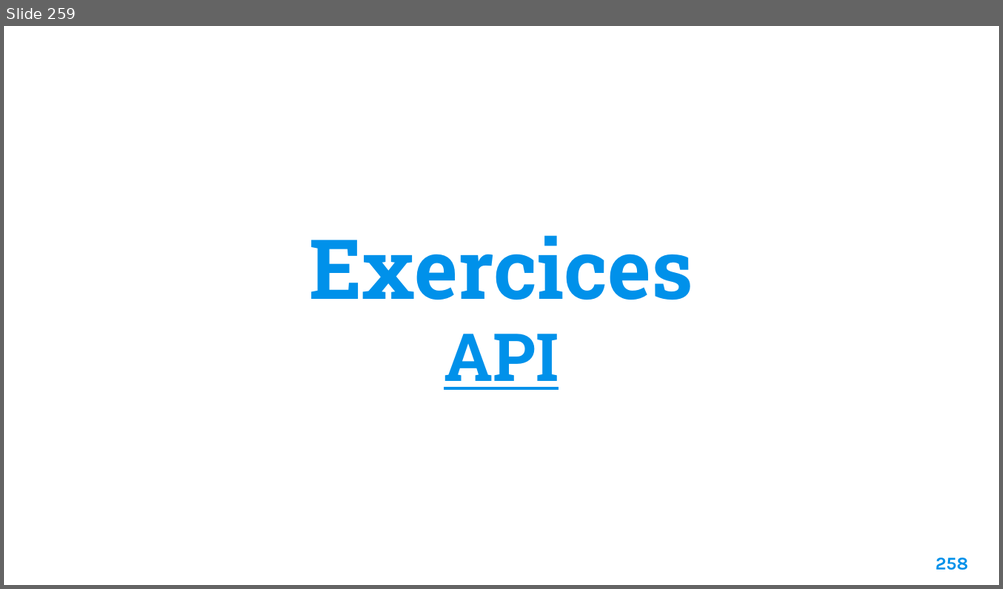
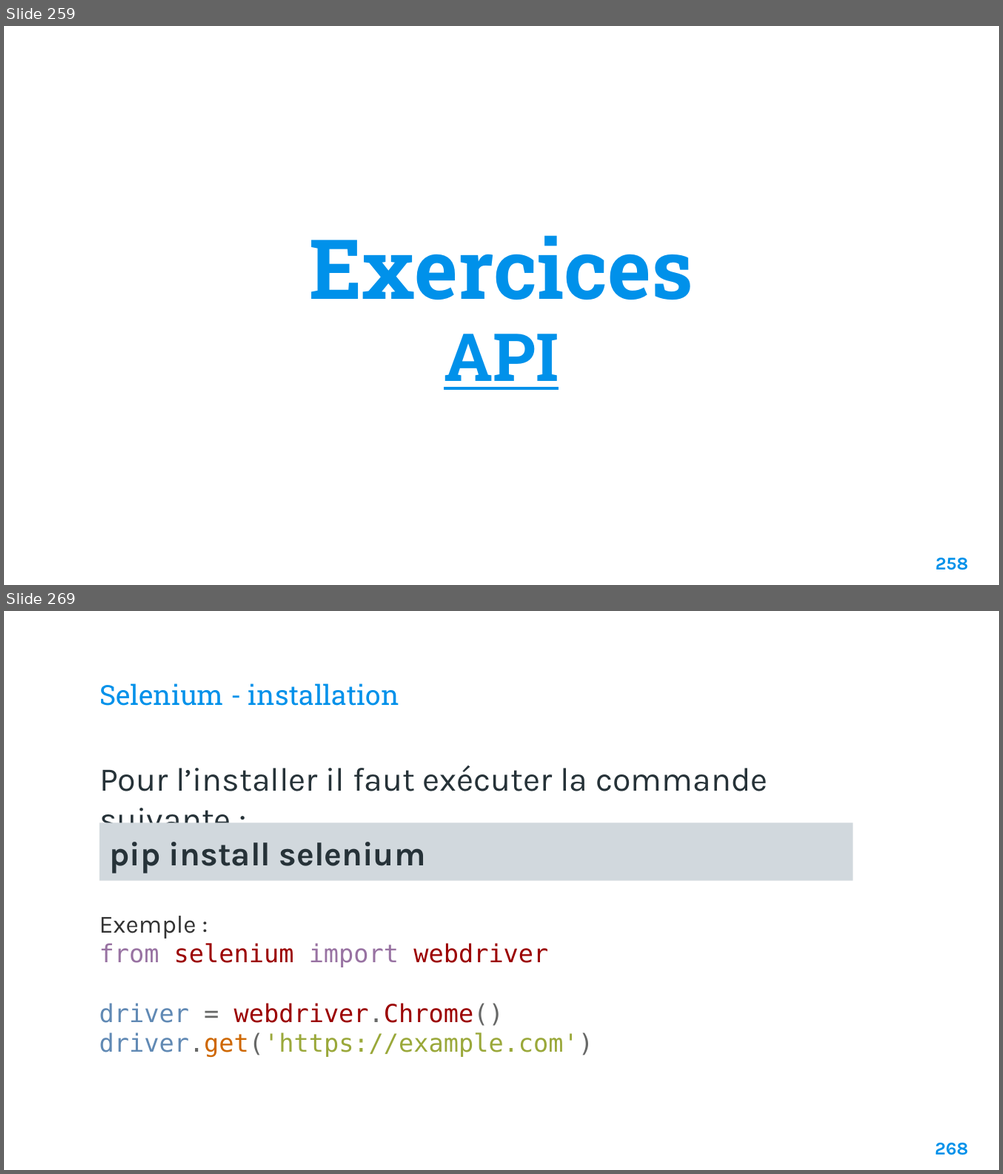
Before and after one commit to Fully-san/PythonSoftwareDevelopment, a slide deck: Supports/Python Software Development.pptx. Shown one above the other, each under a label of ours: slide 259 before the commit, slides 259 and 269 after it; the slides between them are not shown. The pictures are 1003x589 and 1003x1174 pixels, drawn with LibreOffice and Linux fonts; fonts in the diff are those of the drawing; background and template pictures are left out. Boxes give left, top, right and bottom in pixels: in the first picture for what was removed or moved away, otherwise in the second. Text is boxed around its words. In the diff, an @@ line names an element or a change of style, - is before the commit and + after.

```diff
--- a/Supports/Python Software Development.pptx
+++ b/Supports/Python Software Development.pptx
@@ slide 269 added at <box>4,611,999,1170</box>, background picture (left out) @@
@@ title added at <box>99,684,399,706</box>, 20 pt, text #0091EA @@
+Selenium - installation
@@ text added at <box>99,766,768,823</box>, 24 pt, text #263238 @@
+Pour l’installer il faut exécuter la commande suivante :
@@ rectangle added at <box>99,823,852,880</box>, fill #D1D8DD, 24 pt, text #263238, bold @@
+pip install selenium
@@ text added at <box>99,916,594,1057</box>, 18 pt, text #9B0000 @@
+Exemple :
+from selenium import webdriver
+driver = webdriver.Chrome()
+driver.get('https://example.com')
@@ page number added at <box>934,1143,967,1156</box>, 13 pt, text #0091EA, bold @@
+268
```
Also in this commit, not shown: 1 slide changed, 13 other slides added, 6 other files.
